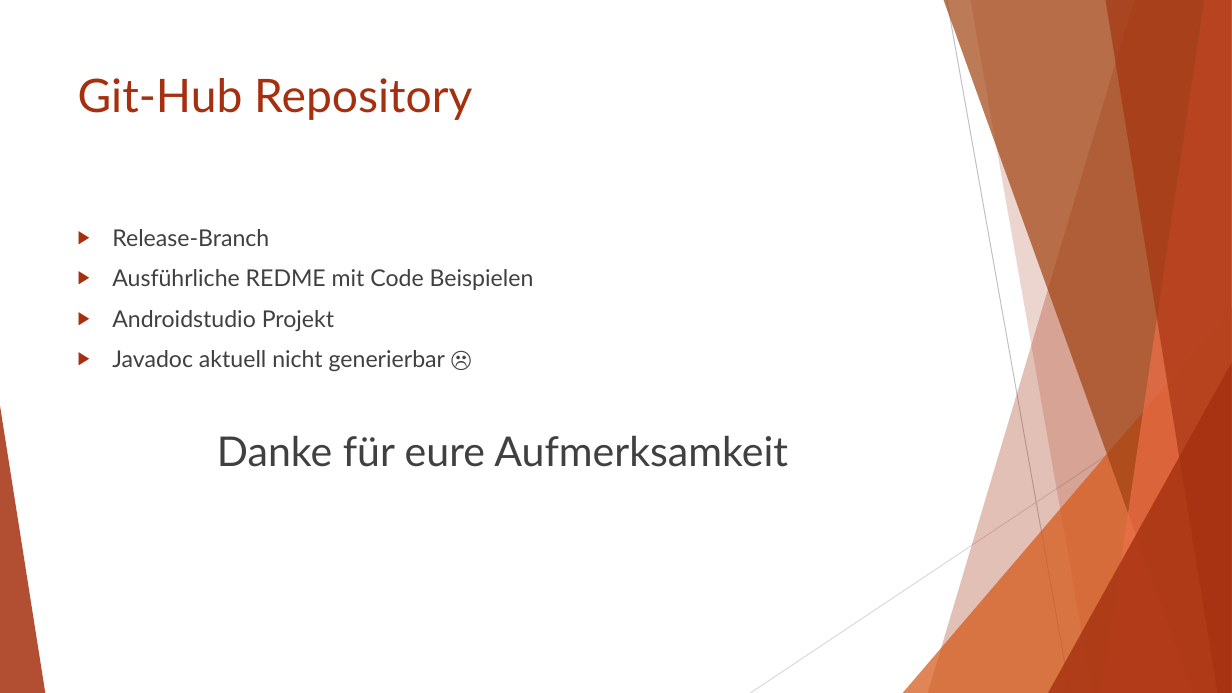
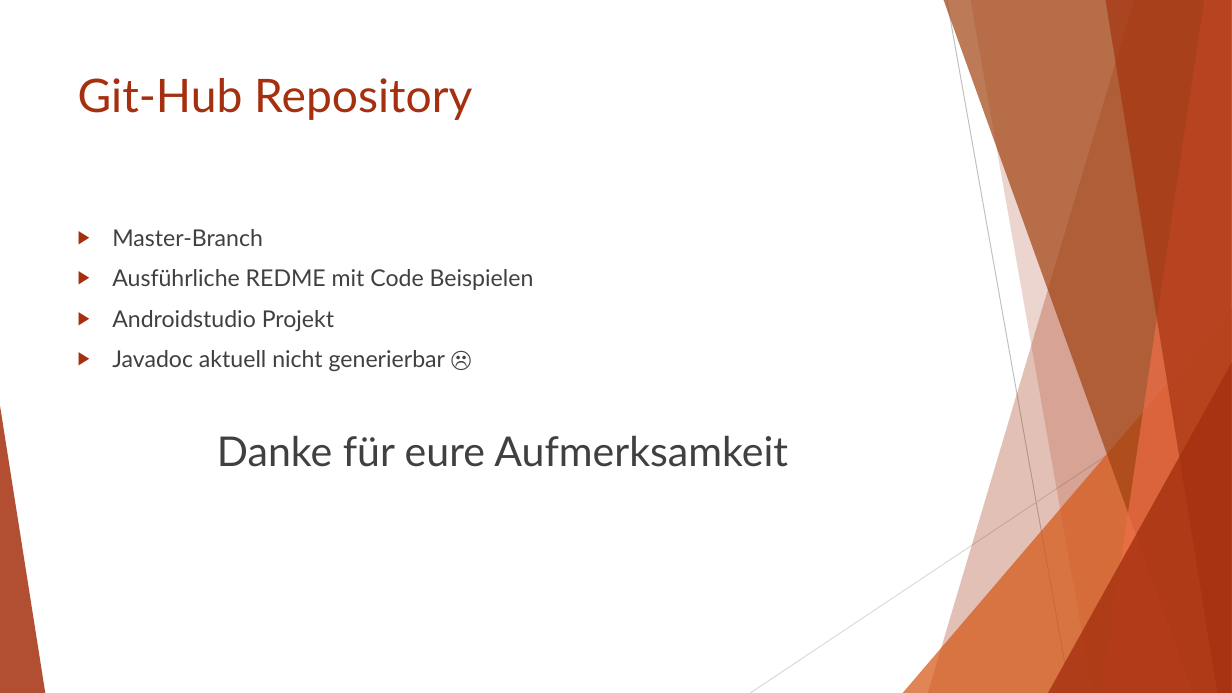
Before and after one commit to Cayleb-Ordo/Notification-Demo, a slide deck: slide 14 of Dokumentation/Präsentation/Push-Notifications.pptx. Drawn at 1232x693 pixels with LibreOffice and Linux fonts; fonts in the diff are those of the drawing. Boxes give left, top, right and bottom in pixels: in the first picture for what was removed or moved away, otherwise in the second. Text is boxed around its words. In the diff, an @@ line names an element or a change of style, - is before the commit and + after.

```diff
--- a/Dokumentation/Präsentation/Push-Notifications.pptx
+++ b/Dokumentation/Präsentation/Push-Notifications.pptx
@@ text at [112,229,263,246]: text changed @@
-▶ Release-Branch
+▶ Master-Branch
```
Also in this commit, not shown: 5 other slides changed, 11 other files.
